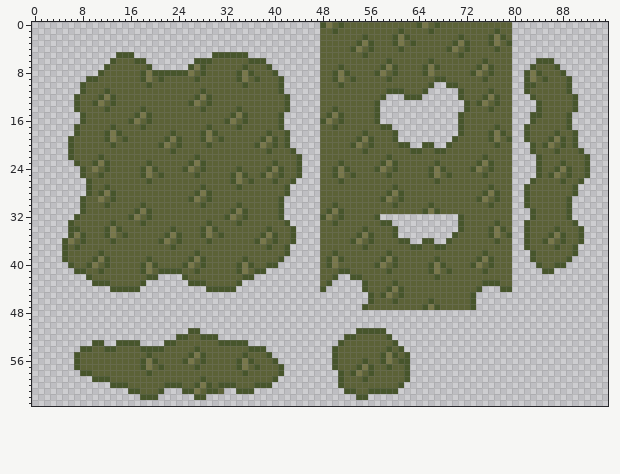
File history of a sprite sheet, src/game/sprites/data/grass.png. Above, as it was before the edit.
The file is 96x64 pixels.
Once edited:
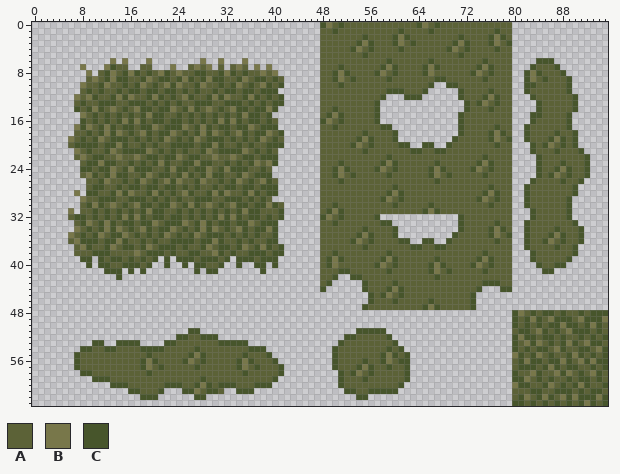
Palette (. is transparent): A #5c6237  B #78774a  C #47552b
Author's note on the commit: Better grass texture
From old to new:
@@ x 3..46 @@
  4 ............................................
- 5 ...........CCC.............CCCCCC...........
- 6 ..........CAAACC........CCCAAAAAACCC........
- 7 .........CAAAAAAC......CBCAAAAAACAAAC.......
- 8 ........CAAAAAACBCCCCCCBACAAAAACBCAAAC......
- 9 ......CCAAAAAAACBACAAAAACAAAAAACBACAAAC.....
-10 .....CAAAAAAAAAACAAAAAAAAAAAAAAACAAAAAC.....
-11 .....CAAACAAAAAAAAAAAAAAACAAAAAAAAAAAAC.....
-12 ....CAAACBCAAAAAAAAAAAAACBCAAAAAAAAAAAAC....
-13 ....CAACBACAAAAAAAAAAAACBACAAAAAAAAAAAAC....
-14 ....CAAAACAAAAACAAAAAAAAACAAAAACAAAAAAAC....
-15 .....CAAAAAAAACBCAAAAAAAAAAAAACBCAAAAAC.....
-16 .....CAAAAAAACBACAAAAAAAAAAAACBACAAAAAC.....
-17 ....CAAAAACAAAACAAAAAAAAAACAAAACAAAAAAC.....
-18 ....CAAAACBCAAAAAAAACAAAACBCAAAAAAAACAAC....
-19 ...CAAAAACBACAAAAAACBCAAACBACAAAAAACBCAC....
-20 ...CAAAAAACAAAAAAACBACAAAACAAAAAAACBACAC....
-21 ...CAAAAAAAAAAAAAAAACAAAAAAAAAAAAAAACAAAC...
-22 ...CAAAACAAAAAAAAAAAAAAACAAAAAAAAAAAAAAAAC..
-23 ....CAACBCAAAAAACAAAAAACBCAAAAAAAAAAACAAAC..
-24 .....CABACAAAAACBCAAAACBACAAAAACAAAACBCAAC..
-25 .....CAACAAAAAACBACAAAAACAAAAACBCAACBACAAC..
-26 ......CAAAAAAAAACAAAAAAAAAAAAACBACAAACAAC...
-27 ......CAACAAAAAAAAAAAAAAACAAAAACAAAAAAAC....
-28 ......CACBCAAAAAAAAAAAAACBCAAAAAAAAAAAAC....
-29 .....CAABACAAAAAAAAAAAACBACAAAAAAAAAAAC.....
-30 .....CAAACAAAAACAAAAAAAAACAAAAACAAAAAAC.....
-31 .....CAAAAAAAACBCAAAAAAAAAAAAACBCAAAAAC.....
-32 ....CAAAAAAAACBACAAAAAAAAAAAACBACAAAAAC.....
-33 ...CAAAAAACAAAACAAAAAAAAAACAAAACAAAAAAAC....
-34 ...CCAAAACBCAAAAAAAACAAAACBCAAAAAAAACAAAC...
-35 ...CBCAAACBACAAAAAACBCAAACBACAAAAAACBCAAC...
-36 ..CBACAAAACAAAAAAACBACAAAACAAAAAAACBACAAC...
-37 ..CACAAAAAAAAAAAAAAACAAAAAAAAAAAAAAACAAC....
-38 ..CAAAAACAAAAAAAAAAAAAAACAAAAAAAAAAAAAAC....
-39 ..CAAAACBCAAAAAACAAAAAACBCAAAAAACAAAAAC.....
-40 ...CAACBACAAAAACBCAAAACBACAAAAACBCAACC......
-41 ....CCAACAAAAAACBACCCCAACAAAAAACBACC........
-42 ......CAAAAAAAAACC....CAAAAAAAAACC..........
-43 .......CCCAAAAAC.......CCCAAAAAC............
-44 ..........CCCCC...........CCCCC.............
+ 5 ............................................
+ 6 ..........B.B...B........B..B...B...........
+ 7 .....B...BCAA..AA...B..ABAB.A.ABA.B.B.......
+ 8 ......B.ACBACBCACABCABAACCAACBCACAABAB......
+ 9 ......ABACBCCAACBACCACBCACBCCAACBACCACA.....
+10 .....BAACBAACACBACABCBAACBAACACBACABCAC.....
+11 .....ACACAACACCACCACCACACAACACCACCACCC......
+12 ....BABCAACBCBAACBCACABCAACBCBAACBCACAC.....
+13 ....ACAACCCAACCCACACACAACCCAACCCACACACC.....
+14 ....CACBCABACABCCACCBACBCABACABCCACCBC......
+15 .....BACACACACACBCCAACACACACACACBCCAC.......
+16 .....CACACACBCBCACCACCACACACBCBCACCACA......
+17 ....BCBACBCACCACCBACCCBACBCACCACCBACCC......
+18 ....AACACBCBACABCACCBACACBCBACABCACCBAC.....
+19 ...BACACBACCCACACACBACACBACCCACACACBACA.....
+20 ...ACCCCACCBCAACACAACCCCACCBCAACACAACCC.....
+21 ....BACAACBACCCCBACACACAACBACCCCBACACA......
+22 ....ABACCAABAABACCACCBACCAABAABACCACCC......
+23 .....ACCBCCAACACACBCAACCBCCAACACACBABC......
+24 .....CCACCBACBCCCAACBCCACCBACBCCCAACA.......
+25 .....ABCACBCCAACBACCACBCACBCCAACBACCC.......
+26 ......AACBAACACBACABCBAACBAACACBACABCA......
+27 ......ACCAACACCACCACCACACAACACCACCACCC......
+28 ....B.CCAACBCBAACBCACABCAACBCBAACBCACC......
+29 .....BAACCCAACCCACACACAACCCAACCCACACA.......
+30 .....ACBCABACABCCACCBACBCABACABCCACCBCA.....
+31 ...B.AACACACACACBCCAACACACACACACBCCAAAC.....
+32 ...ACCACACACBCBCACCACCACACACBCBCACCACAC.....
+33 ....ACBACBCACCACCBACCCBACBCACCACCBACCC......
+34 ....BACACBCBACABCACCBACACBCBACABCACCBC......
+35 ...BACACBACCBACACACBACACBACCCACACACAAC......
+36 ...ABCCCACCBCAACACAACCCCACCBCAACACAACC......
+37 ....ABCAACBACCACBACCCACAACBACCACBACBCAC.....
+38 ....AAACCCAAAABACCCACAACCAABCACAACCCACC.....
+39 .....CC.CACCACACAC.C.CCCACCCAC.CCCACCC......
+40 ......C.CCAACCCAC..C..C.CCAAC..C..CC.C......
+41 .........CCC.C.C........C.CC.......C........
+42 ...........C................................
+43 ............................................
+44 ............................................
 45 ............................................
@@ x 78..95 @@
 47 ..................
-48 ..................
-49 ..................
-50 ..................
-51 ..................
-52 ..................
-53 ..................
-54 ..................
-55 ..................
-56 ..................
-57 ..................
-58 ..................
-59 ..................
-60 ..................
-61 ..................
-62 ..................
-63 ..................
+48 ..CBACACCACAACACCC
+49 ..CACBCABCCCABCCCB
+50 ..CACACACCBCCACBCA
+51 ..ACCABCACABCCCACA
+52 ..CBCCACCACAACACAC
+53 ..CABCBACACBCABCCA
+54 ..CACACCABCAACCABC
+55 ..BCACBACAACBCACAC
+56 ..ACBCCACCBCABCBCC
+57 ..ACCCACBCACCAACAC
+58 ..CAABCAABCBACABCA
+59 ..CCBACACAACACCACA
+60 ..BCCAACBACACBCAAC
+61 ..AAACCAACCCACACCA
+62 ..ACBACBCABCBCCCBC
+63 ..CCACACACACACBCAC
